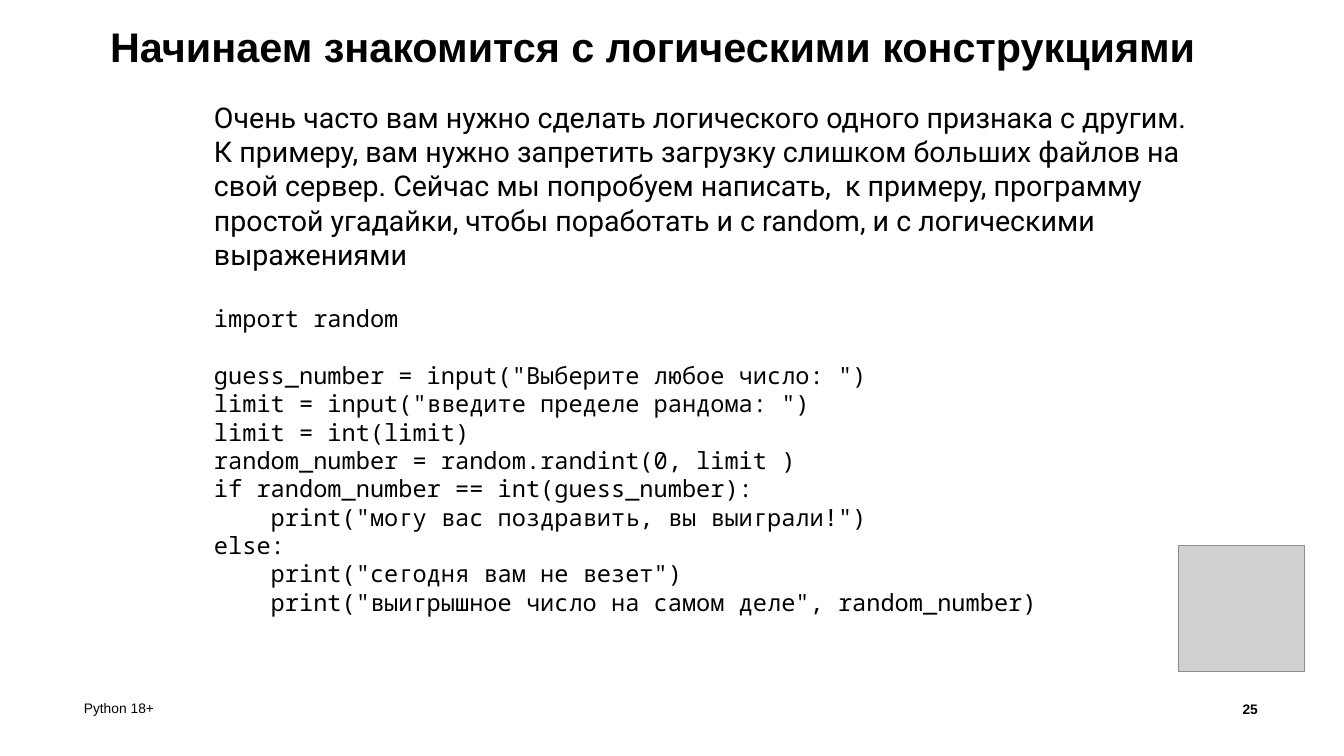
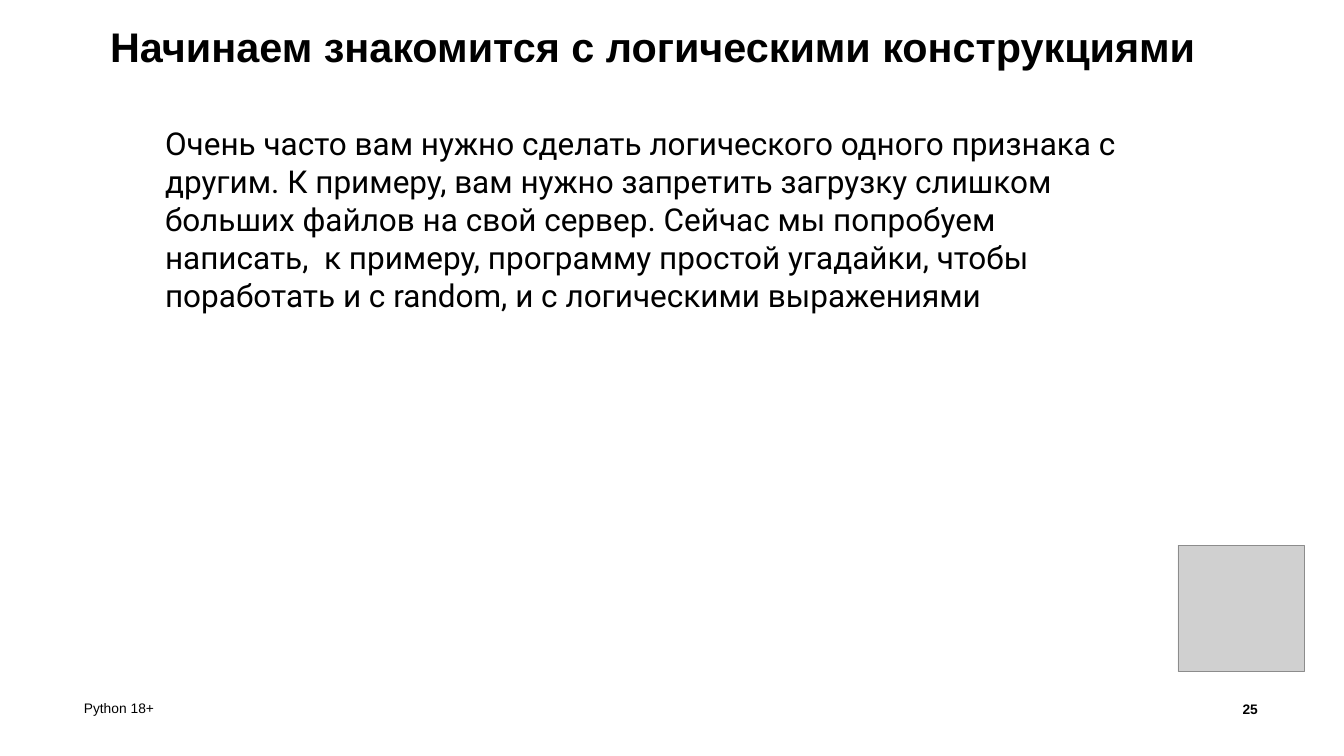
Before and after one commit to Python18Academy/python_first_level, a slide deck: slide 25 of Git - система управления данными. списки и циклы в Python/второе занятие презентация.pptx. Drawn at 1344x756 pixels with LibreOffice and Linux fonts; fonts in the diff are those of the drawing; grey boxes stand for pictures. Boxes give left, top, right and bottom in pixels: in the first picture for what was removed or moved away, otherwise in the second. Text is boxed around its words. In the diff, an @@ line names an element or a change of style, - is before the commit and + after.

```diff
--- a/Git - система управления данными. списки и циклы в Python/второе занятие презентация.pptx
+++ b/Git - система управления данными. списки и циклы в Python/второе занятие презентация.pptx
@@ text "Очень часто вам нужно сделать ...": place and size @@
-text "Очень часто вам нужно сделать ..." at bbox=[214, 107, 1186, 271]
+text "Очень часто вам нужно сделать ..." at bbox=[165, 132, 1115, 314]
@@ text "Очень часто вам нужно сделать ..." at bbox=[165, 132, 1115, 314]: size 29 to 32 pt @@
@@ text removed at bbox=[214, 309, 1037, 617] @@
-import random
-guess_number = input("Выберите любое число: ")
-limit = input("введите пределе рандома: ")
-limit = int(limit)
-random_number = random.randint(0, limit )
-if random_number == int(guess_number):
-print("могу вас поздравить, вы выиграли!")
-else:
-print("сегодня вам не везет")
-print("выигрышное число на самом деле", random_number)
```
Also in this commit, not shown: 4 other slides changed, 1 slide added, 2 other files.
